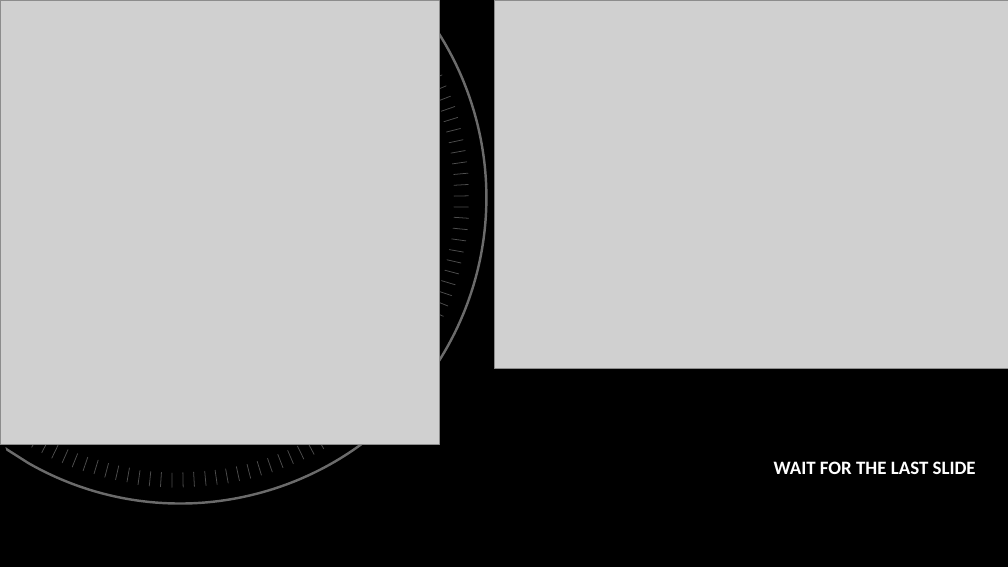
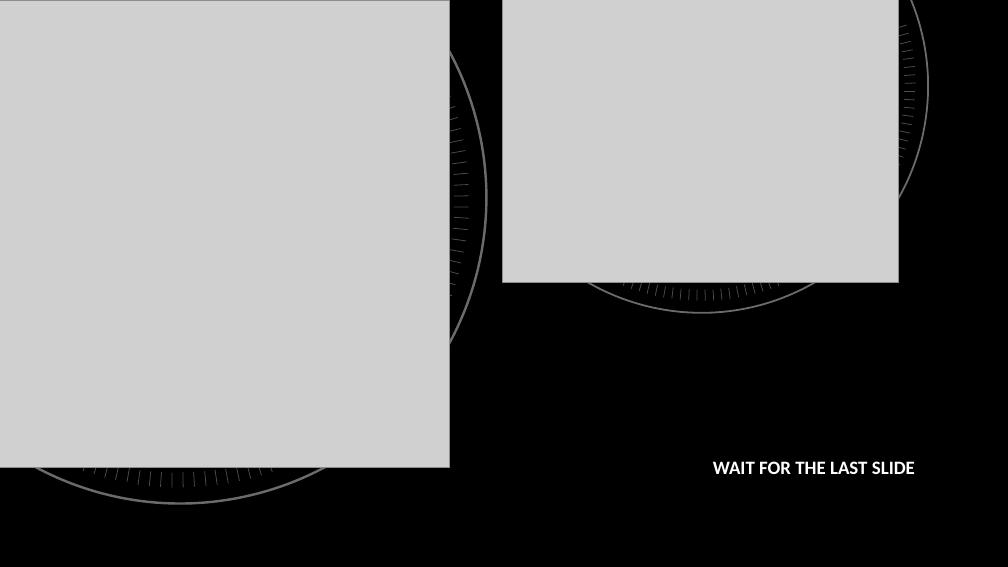
Before and after one commit to glasgow2017/team-5, a slide deck: slide 7 of Presentation/codeforhood.pptx. Drawn at 1008x567 pixels with LibreOffice and Linux fonts; fonts in the diff are those of the drawing; grey boxes stand for pictures; background and template pictures are left out. Boxes give left, top, right and bottom in pixels: in the first picture for what was removed or moved away, otherwise in the second. Text is boxed around its words. In the diff, an @@ line names an element or a change of style, - is before the commit and + after.

```diff
--- a/Presentation/codeforhood.pptx
+++ b/Presentation/codeforhood.pptx
@@ picture: place and size @@
-picture at (1,1,440,445)
+picture at (0,0,450,467)
@@ picture: place and size @@
-picture at (495,0,1008,368)
+picture at (503,0,899,282)
@@ group added at (616,25,916,300): 40 lines @@
@@ group removed at (32,75,448,464): 12 lines @@
@@ subtitle "WAIT FOR THE LAST SLIDE": place and size @@
-subtitle "WAIT FOR THE LAST SLIDE" at (774,461,976,474)
+subtitle "WAIT FOR THE LAST SLIDE" at (713,461,915,474)
```
Also in this commit, not shown: 5 other slides changed.
